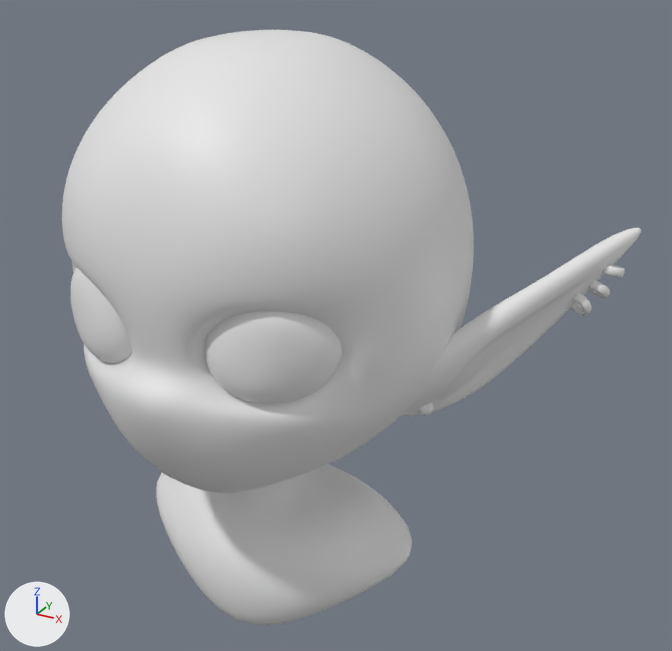
The Blender file Scenes/portrait11.blend as it was, and as the next commit left it.
Rendered twice from a camera (50 mm lens) standing at (2.61, -3.97, 3.34) and looking at (0.29, 0.25, 1.23). The lights are fixed; the arrows at lower left show +X, +Y and +Z.

The first picture shows 'chest', 'eyes', 'head'.
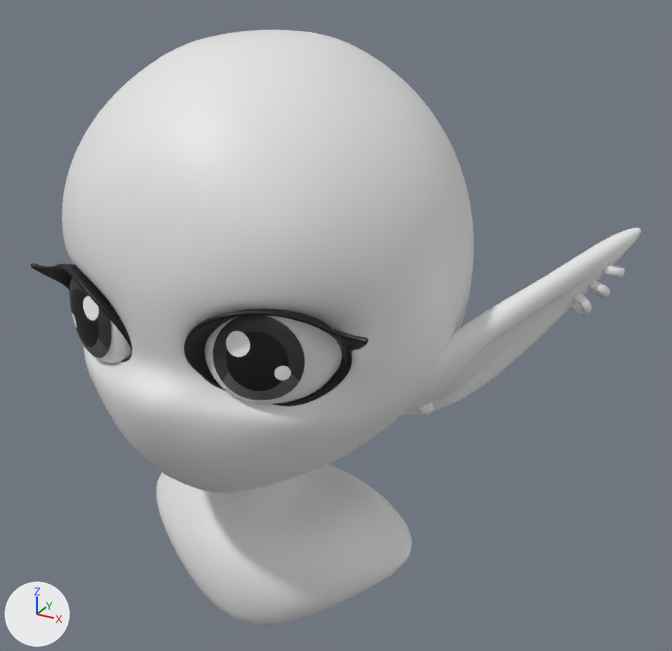
Where the change shows, as pixel boxes [x1, y1, x2, y2] in the pictures (672 x 651 px):
'pupil_L', shown (black): after [213, 315, 305, 400]
'eyelashes2', shown (black): after [31, 263, 369, 406]
'pupil_R', shown (black): after [69, 277, 111, 358]
'eyes', unchanged, covered by the edit: before [71, 267, 342, 404]; after [99, 316, 342, 404]

What changed in the scene script:
```text
Change me_sphere_034:
    where me_sphere_034.from_pydata(...)  # 242 vertices, 256 faces; spans x -0.303..0.303, y -0.244..0.244, z -0.278..0.278
    used by ob_pupil_l; location = (0.482, -0.672, 1.527); rotation_euler = (-0.121, 0.0, -0.0915), in degrees (-6.9, 0, -5.2)
    me_sphere_034 part 1: the whole mesh is scaled about its middle by 1.2, then moved by (0.002, 0.003, 0.001)
Change ob_eyelashes2:
    remove ob_eyelashes2.hide_set(True)
Change ob_pupil_r:
    remove ob_pupil_r.hide_set(True)
Change ob_pupil_l:
    where _m = ob_pupil_l.modifiers.new('Shrinkwrap', 'SHRINKWRAP')
    add _m.target = ob_eyes
    remove ob_pupil_l.hide_set(True)
```
